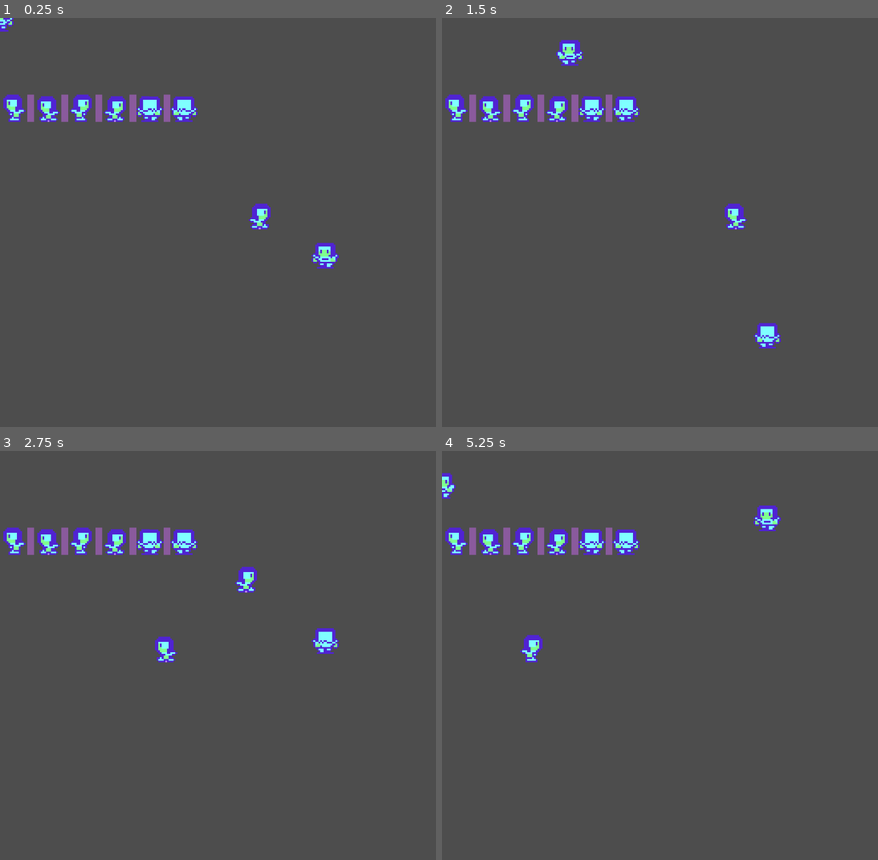
Above: before the commit, frames 1-4 (two rows, left to right).
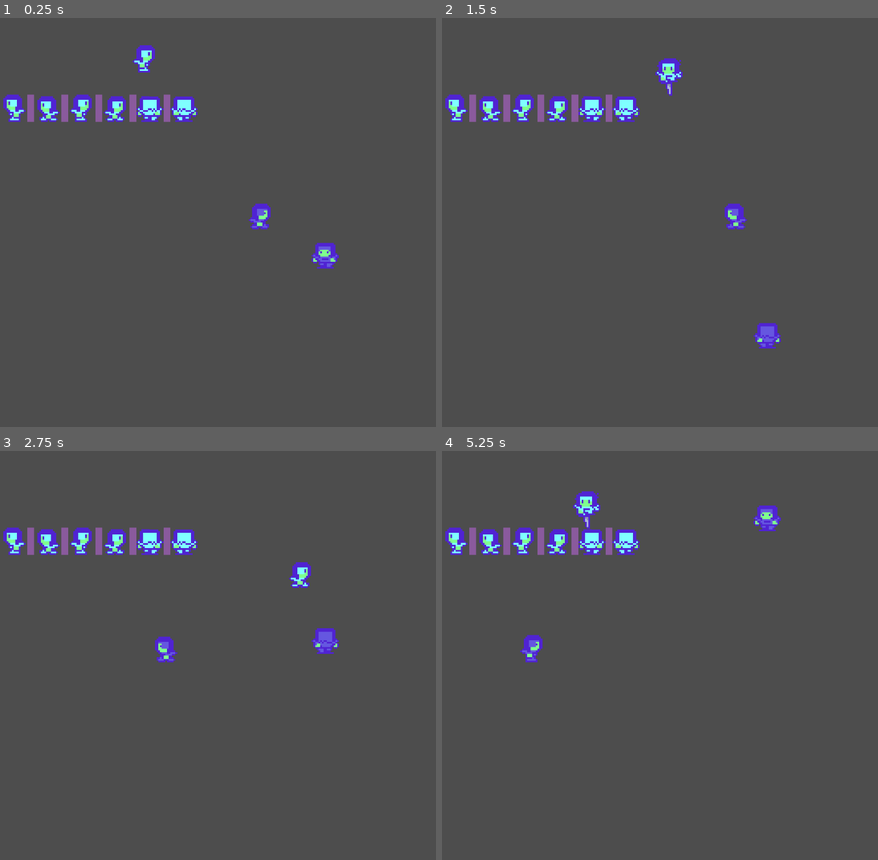
Above: after the commit, the same moments.

Repository: PlasmaDiffusion/ZombieHouse
Game: Godot game, scene res://scenes/levels/level1.tscn
The game is run twice, just before and just after one commit, with the same random seed, the same clock (stepped at 60 frames per second) and the same inputs.
Inputs:
- Up to frame 1 (0.25 s): no input
- Up to frame 2 (1.5 s): hold Right (ui_right) 0.53-1.28 s; tap Z (attack, bound only after the commit) at 0.6, 1.35 s; hold Down (ui_down) from 1.28 s (still down)
- Up to frame 3 (2.75 s): release Down (ui_down) at 2.03 s; hold Right (ui_right) from 2.03 s (still down); tap Z (attack, bound only after the commit) at 2.1 s
- Up to frame 4 (5.25 s): release Right (ui_right) at 2.78 s; hold Up (ui_up) 2.78-3.53 s; tap Z (attack, bound only after the commit) every 0.75 s from 2.85 to 5.1 s; hold Left (ui_left) 3.53-5.03 s; hold Down (ui_down) from 5.03 s (still down)

The runs differ from the first frame. In frame 1, 0.5% of the frame differs, in the area x 0-78%, y 0-61%; in frame 2, 0.9%, in the area x 10-78%, y 5-81%; in frame 3, 0.7%; in frame 4, 0.7%.

Commit message:
Sword stabbing + enemy sprites

Diff:
--- a/project.godot
+++ b/project.godot
@@ -22,6 +22,15 @@
 window/stretch/mode="canvas_items"
 window/stretch/aspect="expand"
 
+[input]
+
+attack={
+"deadzone": 0.2,
+"events": [Object(InputEventKey,"resource_local_to_scene":false,"resource_name":"","device":-1,"window_id":0,"alt_pressed":false,"shift_pressed":false,"ctrl_pressed":false,"meta_pressed":false,"pressed":false,"keycode":0,"physical_keycode":90,"key_label":0,"unicode":122,"location":0,"echo":false,"script":null)
+, Object(InputEventJoypadButton,"resource_local_to_scene":false,"resource_name":"","device":-1,"button_index":2,"pressure":0.0,"pressed":false,"script":null)
+]
+}
+
 [physics]
 
 3d/physics_engine="Jolt Physics"
--- a/scenes/levels/level1.tscn
+++ b/scenes/levels/level1.tscn
@@ -13,6 +13,7 @@
 texture = ExtResource("1_x6ivy")
 
 [node name="Player" parent="." unique_id=1316597791 instance=ExtResource("2_4tcl0")]
+position = Vector2(85, 24)
 
 [node name="Enemy" parent="." unique_id=1367925921 instance=ExtResource("3_dd0lh")]
 position = Vector2(138, 116)
--- a/scenes/objects/enemy.tscn
+++ b/scenes/objects/enemy.tscn
@@ -1,48 +1,48 @@
 [gd_scene format=3 uid="uid://dmkrr05nfsqvo"]
 
 [ext_resource type="Script" uid="uid://dsinf6tmyk11" path="res://scripts/enemy.gd" id="1_ja0ge"]
-[ext_resource type="Texture2D" uid="uid://chx8lnw7a8l7i" path="res://assets/images/Zomb.png" id="2_lp353"]
+[ext_resource type="Texture2D" uid="uid://b8ps13atd41ja" path="res://assets/images/ZombieEnemy.png" id="2_gwbwg"]
 
-[sub_resource type="AtlasTexture" id="AtlasTexture_qtlar"]
-atlas = ExtResource("2_lp353")
+[sub_resource type="AtlasTexture" id="AtlasTexture_ptshl"]
+atlas = ExtResource("2_gwbwg")
 region = Rect2(0, 0, 16, 16)
 
-[sub_resource type="AtlasTexture" id="AtlasTexture_rk7hg"]
-atlas = ExtResource("2_lp353")
+[sub_resource type="AtlasTexture" id="AtlasTexture_d83f0"]
+atlas = ExtResource("2_gwbwg")
 region = Rect2(20, 0, 16, 16)
 
-[sub_resource type="AtlasTexture" id="AtlasTexture_se78b"]
-atlas = ExtResource("2_lp353")
+[sub_resource type="AtlasTexture" id="AtlasTexture_3ch6f"]
+atlas = ExtResource("2_gwbwg")
 region = Rect2(40, 0, 16, 16)
 
-[sub_resource type="AtlasTexture" id="AtlasTexture_3bgk5"]
-atlas = ExtResource("2_lp353")
+[sub_resource type="AtlasTexture" id="AtlasTexture_hlxuo"]
+atlas = ExtResource("2_gwbwg")
 region = Rect2(60, 0, 16, 16)
 
-[sub_resource type="AtlasTexture" id="AtlasTexture_f74lx"]
-atlas = ExtResource("2_lp353")
+[sub_resource type="AtlasTexture" id="AtlasTexture_rxs05"]
+atlas = ExtResource("2_gwbwg")
 region = Rect2(80, 0, 16, 16)
 
-[sub_resource type="AtlasTexture" id="AtlasTexture_ptc3g"]
-atlas = ExtResource("2_lp353")
+[sub_resource type="AtlasTexture" id="AtlasTexture_ogwgt"]
+atlas = ExtResource("2_gwbwg")
 region = Rect2(100, 0, 16, 16)
 
-[sub_resource type="AtlasTexture" id="AtlasTexture_wcu0q"]
-atlas = ExtResource("2_lp353")
+[sub_resource type="AtlasTexture" id="AtlasTexture_lp353"]
+atlas = ExtResource("2_gwbwg")
 region = Rect2(120, 0, 16, 16)
 
-[sub_resource type="AtlasTexture" id="AtlasTexture_bwc8c"]
-atlas = ExtResource("2_lp353")
+[sub_resource type="AtlasTexture" id="AtlasTexture_gwbwg"]
+atlas = ExtResource("2_gwbwg")
 region = Rect2(140, 0, 16, 16)
 
 [sub_resource type="SpriteFrames" id="SpriteFrames_gwbwg"]
 animations = [{
 "frames": [{
 "duration": 1.0,
-"texture": SubResource("AtlasTexture_qtlar")
+"texture": SubResource("AtlasTexture_ptshl")
 }, {
 "duration": 1.0,
-"texture": SubResource("AtlasTexture_rk7hg")
+"texture": SubResource("AtlasTexture_d83f0")
 }],
 "loop": 1,
 "name": &"walk_down",
--- a/scenes/objects/player.tscn
+++ b/scenes/objects/player.tscn
@@ -2,6 +2,20 @@
 
 [ext_resource type="Script" uid="uid://bq6gvim10kned" path="res://scripts/player.gd" id="1_2147m"]
 [ext_resource type="Texture2D" uid="uid://chx8lnw7a8l7i" path="res://assets/images/Zomb.png" id="1_d7po0"]
+[ext_resource type="Texture2D" uid="uid://bfhuy1xoqhcdi" path="res://assets/images/ZombAttacking.png" id="2_h5uus"]
+[ext_resource type="Texture2D" uid="uid://dwlsia72myc7e" path="res://assets/images/Knife.png" id="4_54rde"]
+
+[sub_resource type="AtlasTexture" id="AtlasTexture_54rde"]
+atlas = ExtResource("2_h5uus")
+region = Rect2(0, 0, 16, 16)
+
+[sub_resource type="AtlasTexture" id="AtlasTexture_q8hb4"]
+atlas = ExtResource("2_h5uus")
+region = Rect2(40, 0, 16, 16)
+
+[sub_resource type="AtlasTexture" id="AtlasTexture_ksjmp"]
+atlas = ExtResource("2_h5uus")
+region = Rect2(120, 0, 16, 16)
 
 [sub_resource type="AtlasTexture" id="AtlasTexture_qtlar"]
 atlas = ExtResource("1_d7po0")
@@ -39,6 +53,30 @@
 animations = [{
 "frames": [{
 "duration": 1.0,
+"texture": SubResource("AtlasTexture_54rde")
+}],
+"loop": 1,
+"name": &"attack_down",
+"speed": 5.0
+}, {
+"frames": [{
+"duration": 1.0,
+"texture": SubResource("AtlasTexture_q8hb4")
+}],
+"loop": 1,
+"name": &"attack_side",
+"speed": 5.0
+}, {
+"frames": [{
+"duration": 1.0,
+"texture": SubResource("AtlasTexture_ksjmp")
+}],
+"loop": 1,
+"name": &"attack_up",
+"speed": 5.0
+}, {
+"frames": [{
+"duration": 1.0,
 "texture": SubResource("AtlasTexture_qtlar")
 }, {
 "duration": 1.0,
@@ -67,7 +105,7 @@
 "texture": SubResource("AtlasTexture_ptc3g")
 }],
 "loop": 1,
-"name": &"walk_right",
+"name": &"walk_side",
 "speed": 5.0
 }, {
 "frames": [{
@@ -85,14 +123,41 @@
 [sub_resource type="RectangleShape2D" id="RectangleShape2D_hbmba"]
 size = Vector2(12, 15.375)
 
+[sub_resource type="AtlasTexture" id="AtlasTexture_2rlf8"]
+atlas = ExtResource("4_54rde")
+region = Rect2(0, 0, 16, 16)
+
+[sub_resource type="AtlasTexture" id="AtlasTexture_0ay4w"]
+atlas = ExtResource("4_54rde")
+region = Rect2(20, 0, 16, 16)
+
+[sub_resource type="SpriteFrames" id="SpriteFrames_h5uus"]
+animations = [{
+"frames": [{
+"duration": 1.0,
+"texture": SubResource("AtlasTexture_2rlf8")
+}, {
+"duration": 1.0,
+"texture": SubResource("AtlasTexture_0ay4w")
+}],
+"loop": 1,
+"name": &"stab",
+"speed": 5.0
+}]
+
 [node name="Player" type="CharacterBody2D" unique_id=1316597791]
 script = ExtResource("1_2147m")
 
 [node name="AnimatedSprite2D" type="AnimatedSprite2D" parent="." unique_id=680450263]
 sprite_frames = SubResource("SpriteFrames_hbmba")
-animation = &"walk_down"
-frame_progress = 0.44917706
+animation = &"walk_side"
 
 [node name="CollisionShape2D" type="CollisionShape2D" parent="." unique_id=74953715]
 position = Vector2(0, 0.3125)
 shape = SubResource("RectangleShape2D_hbmba")
+
+[node name="SwordAnimatedSprite2D" type="AnimatedSprite2D" parent="." unique_id=448283641]
+position = Vector2(-9, 3)
+sprite_frames = SubResource("SpriteFrames_h5uus")
+animation = &"stab"
+frame_progress = 0.08401492
--- a/scripts/player.gd
+++ b/scripts/player.gd
@@ -1,28 +1,100 @@
 extends CharacterBody2D
 
 @export var speed: float = 100.0
+@export var attack_duration: float = 0.25 # Adjust how long the attack lasts in seconds
 @onready var animated_sprite: AnimatedSprite2D = $AnimatedSprite2D
+@onready var sword_sprite: AnimatedSprite2D = $SwordAnimatedSprite2D
+
+var is_attacking: bool = false
+var last_facing_direction: Vector2 = Vector2.DOWN
+
+func _ready() -> void:
+    if sword_sprite:
+        sword_sprite.visible = false
+        sword_sprite.stop()
 
 func _physics_process(delta: float) -> void:
-	# Get movement vector from arrow keys or WASD (-1, 0, or 1)
-	var input_vector := Input.get_vector("ui_left", "ui_right", "ui_up", "ui_down")
+    if is_attacking:
+        velocity = Vector2.ZERO
+        return
 
-	# Apply velocity and move
-	velocity = input_vector * speed
-	move_and_slide()
+    if Input.is_action_just_pressed("attack"):
+        start_attack()
+        return
 
-	# Handle animations and facing direction
-	if input_vector != Vector2.ZERO:
-		# Choose animation based on direction
-		if abs(input_vector.x) > abs(input_vector.y):
-			animated_sprite.play("walk_right")
-			# Flip sprite horizontally if walking left
-			animated_sprite.flip_h = input_vector.x < 0
-		elif input_vector.y > 0:
-			animated_sprite.play("walk_down")
-		else:
-			animated_sprite.play("walk_up")
-	else:
-		# Stop or switch to idle frame when not moving
-		animated_sprite.stop()
-		animated_sprite.frame = 0
+    var input_vector := Input.get_vector("ui_left", "ui_right", "ui_up", "ui_down")
+
+    velocity = input_vector * speed
+    move_and_slide()
+
+    if input_vector != Vector2.ZERO:
+        if input_vector.x != 0:
+            animated_sprite.play("walk_side")
+            animated_sprite.flip_h = input_vector.x < 0
+            last_facing_direction = Vector2(input_vector.x, 0)
+        elif input_vector.y > 0:
+            animated_sprite.play("walk_down")
+            animated_sprite.flip_h = false
+            last_facing_direction = Vector2.DOWN
+        else:
+            animated_sprite.play("walk_up")
+            animated_sprite.flip_h = false
+            last_facing_direction = Vector2.UP
+    else:
+        animated_sprite.stop()
+        animated_sprite.frame = 0
+
+func start_attack() -> void:
+    is_attacking = true
+
+    if sword_sprite:
+        sword_sprite.visible = true
+        sword_sprite.play("stab")
+
+    if abs(last_facing_direction.x) > abs(last_facing_direction.y):
+        animated_sprite.play("attack_side")
+        animated_sprite.flip_h = last_facing_direction.x > 0
+        update_sword_transform(Vector2(last_facing_direction.x, 0))
+    elif last_facing_direction.y > 0:
+        animated_sprite.play("attack_down")
+        animated_sprite.flip_h = false
+        update_sword_transform(Vector2.DOWN)
+    else:
+        animated_sprite.play("attack_up")
+        animated_sprite.flip_h = false
+        update_sword_transform(Vector2.UP)
+
+    # Wait for the attack duration to finish, then end the attack automatically
+    await get_tree().create_timer(attack_duration).timeout
+    end_attack()
+
+func end_attack() -> void:
+    is_attacking = false
+    if sword_sprite:
+        sword_sprite.visible = false
+        sword_sprite.stop()
+
+func update_sword_transform(dir: Vector2) -> void:
+    if not sword_sprite:
+        return
+
+    sword_sprite.flip_h = false
+    sword_sprite.flip_v = false
+    sword_sprite.rotation = 0.0
+
+    if dir.x > 0:
+        sword_sprite.position = Vector2(10, 4)
+        sword_sprite.rotation = 0.0
+        sword_sprite.flip_h = true
+    elif dir.x < 0:
+        sword_sprite.position = Vector2(-10, 4)
+        sword_sprite.rotation = 0.0
+        sword_sprite.flip_h = false
+    elif dir.y < 0:
+        sword_sprite.position = Vector2(0, -10)
+        sword_sprite.rotation = deg_to_rad(90)
+        sword_sprite.flip_v = false
+    elif dir.y > 0:
+        sword_sprite.position = Vector2(0, 10)
+        sword_sprite.rotation = deg_to_rad(-90)
+        sword_sprite.flip_v = true
Binary file added: assets/images/Knife.png
Not shown, added: assets/images/Knife.png.import
Binary file changed: assets/images/Zomb.png
Binary file changed: assets/images/ZombAttacking.png
Not shown, added: assets/images/ZombAttacking.png.import
Binary file added: assets/images/ZombieEnemy.png
Not shown, added: assets/images/ZombieEnemy.png.import
Not shown: 3 places in scenes/objects/enemy.tscn that only renumber resources
